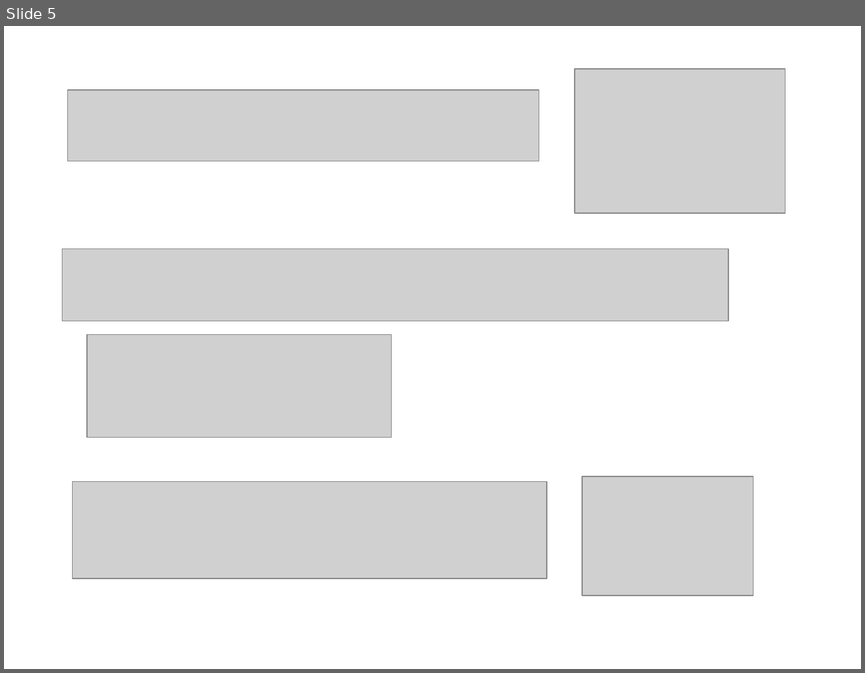
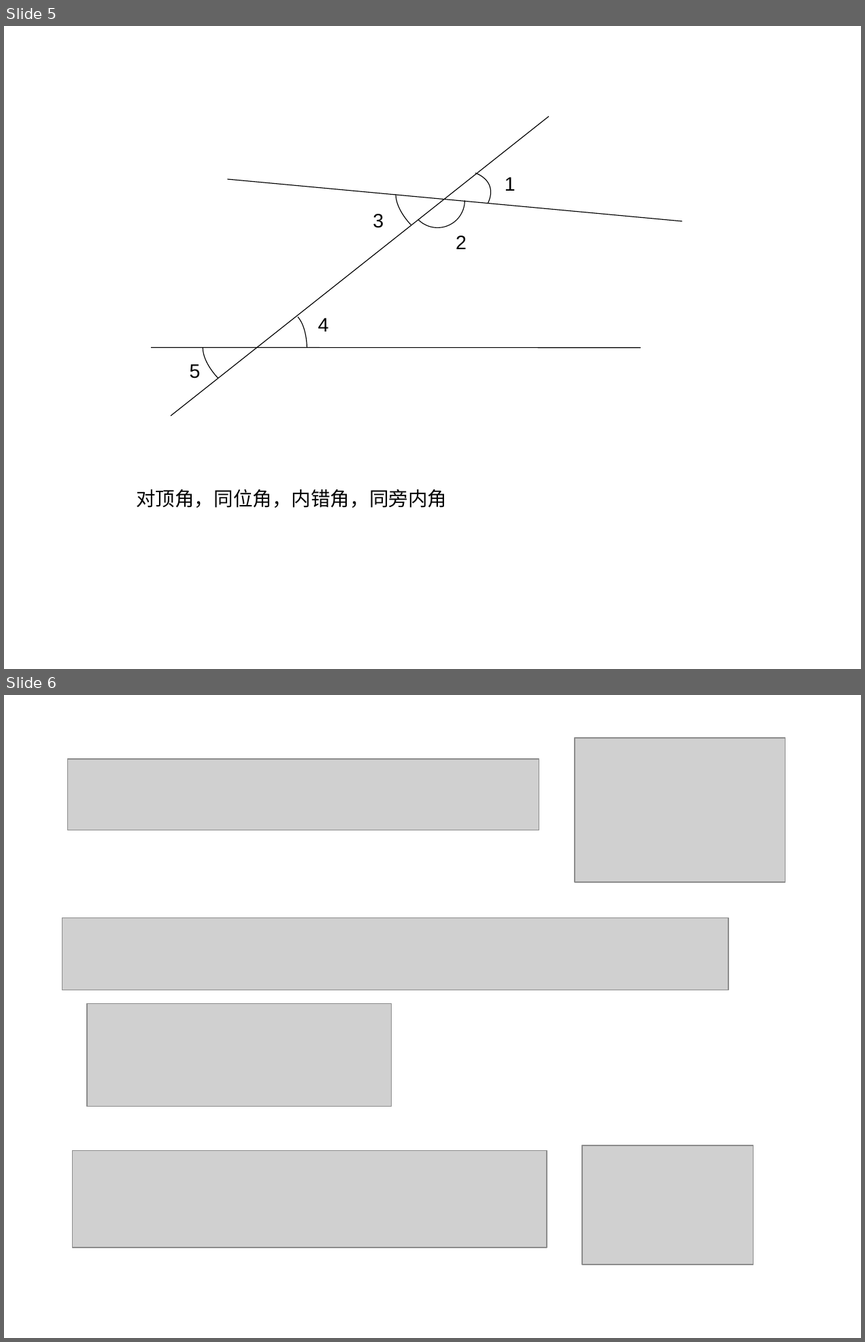
Before and after one commit to ericzhang/english-math, a slide deck: math/grade-7-下/7下数学北师大版-unit-2-相交线与平行线.ppt. Shown one above the other, each under a label of ours: slide 5 before the commit, slides 5 and 6 after it. The pictures are 865x673 and 865x1342 pixels, drawn with LibreOffice and Linux fonts; fonts in the diff are those of the drawing; grey boxes stand for pictures. Boxes give left, top, right and bottom in pixels: in the first picture for what was removed or moved away, otherwise in the second. Text is boxed around its words. In the diff, an @@ line names an element or a change of style, - is before the commit and + after.

```diff
--- a/math/grade-7-下/7下数学北师大版-unit-2-相交线与平行线.ppt
+++ b/math/grade-7-下/7下数学北师大版-unit-2-相交线与平行线.ppt
@@ slide 5 added at (4,26,861,669), background #FFFFFF @@
@@ line added from (171, 416) to (549, 116), #000000 0.74 pt @@
@@ line added from (227, 179) to (682, 221), #000000 0.74 pt @@
@@ freeform shape added at (475,173,500,203), outline #000000 0.74 pt @@
@@ text added at (504,177,515,191), 18 pt, text #000000 @@
+1
@@ freeform shape added at (396,194,411,225), outline #000000 0.74 pt @@
@@ freeform shape added at (418,200,465,227), outline #000000 0.71 pt @@
@@ text added at (373,214,383,228), 18 pt, text #000000 @@
+3
@@ text added at (456,235,466,249), 18 pt, text #000000 @@
+2
@@ freeform shape added at (298,317,307,347), outline #000000 0.74 pt @@
@@ text added at (318,318,329,331), 18 pt, text #000000 @@
+4
@@ line added from (151, 347) to (640, 348), #000000 0.74 pt @@
@@ freeform shape added at (203,347,219,378), outline #000000 0.74 pt @@
@@ text added at (190,364,201,378), 18 pt, text #000000 @@
+5
@@ text added at (136,489,447,507), 18 pt, text #000000 @@
+对顶角，同位角，内错角，同旁内角
@@ what was slide 5 is now slide 6 @@
```
Also in this commit, not shown: 2 slides changed, 2 other slides added, 5 other files.
